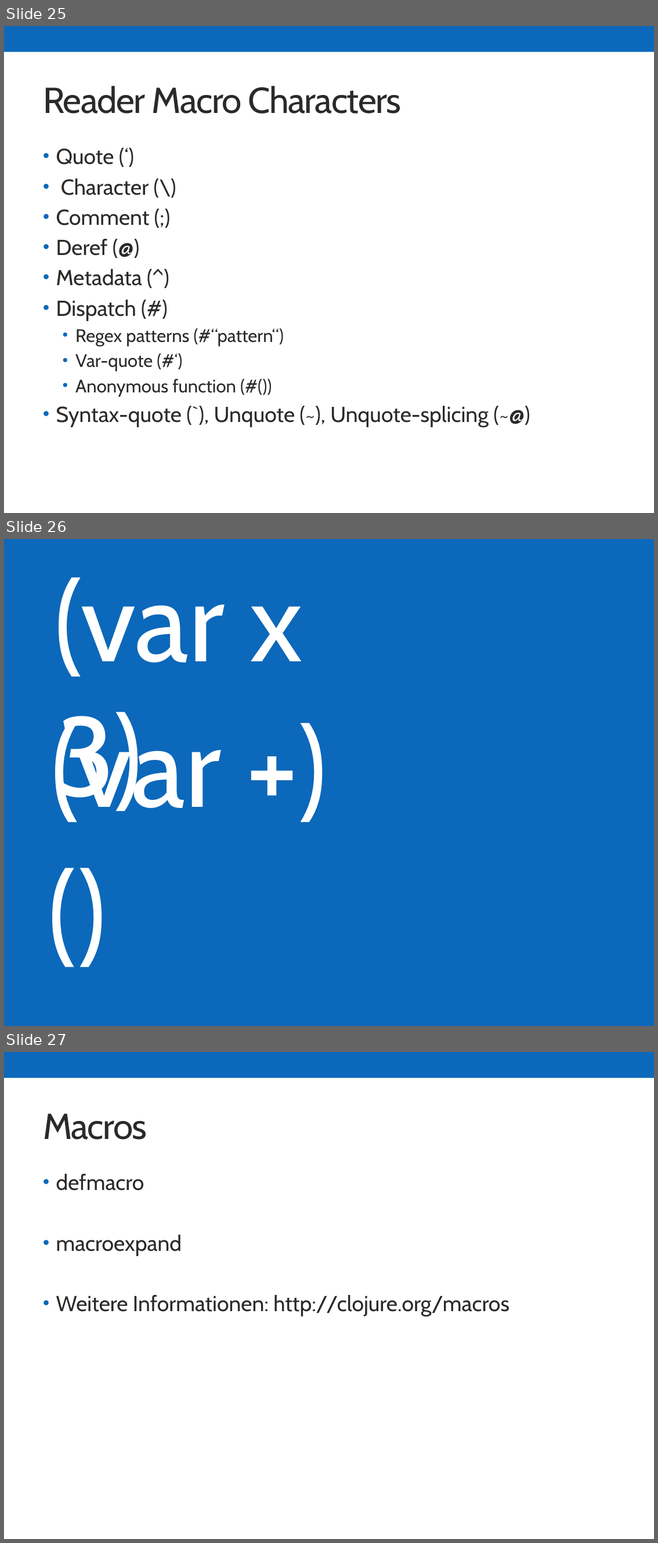
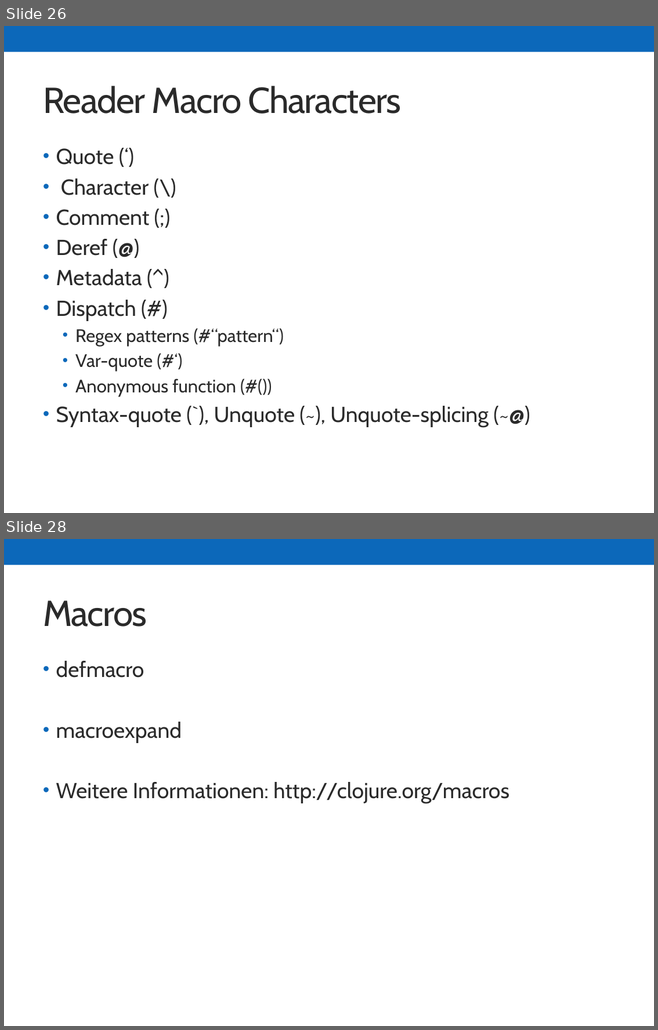
Before and after one commit to skonair/presentations, a slide deck: jugbi-fp-20141119/20141119_FP.pptx. Shown one above the other, each under a label of ours: slides 25, 26 and 27 before the commit, slides 26 and 28 after it; the slides between them are not shown. The pictures are 658x1543 and 658x1030 pixels, drawn with LibreOffice and Linux fonts; fonts in the diff are those of the drawing. Boxes give left, top, right and bottom in pixels: in the first picture for what was removed or moved away, otherwise in the second. Text is boxed around its words. In the diff, an @@ line names an element or a change of style, - is before the commit and + after.

```diff
--- a/jugbi-fp-20141119/20141119_FP.pptx
+++ b/jugbi-fp-20141119/20141119_FP.pptx
@@ slide 26 removed at [4, 539, 654, 1026], background #0C68BA @@
@@ text removed at [54, 577, 303, 820] @@
-(var x 3)
@@ text removed at [50, 712, 221, 823] @@
-(var +)
@@ text removed at [42, 837, 122, 979] @@
-()
@@ what was slide 25 is now slide 26 @@
@@ what was slide 27 is now slide 28 @@
```
Also in this commit, not shown: 5 slides changed, 3 slides added.
